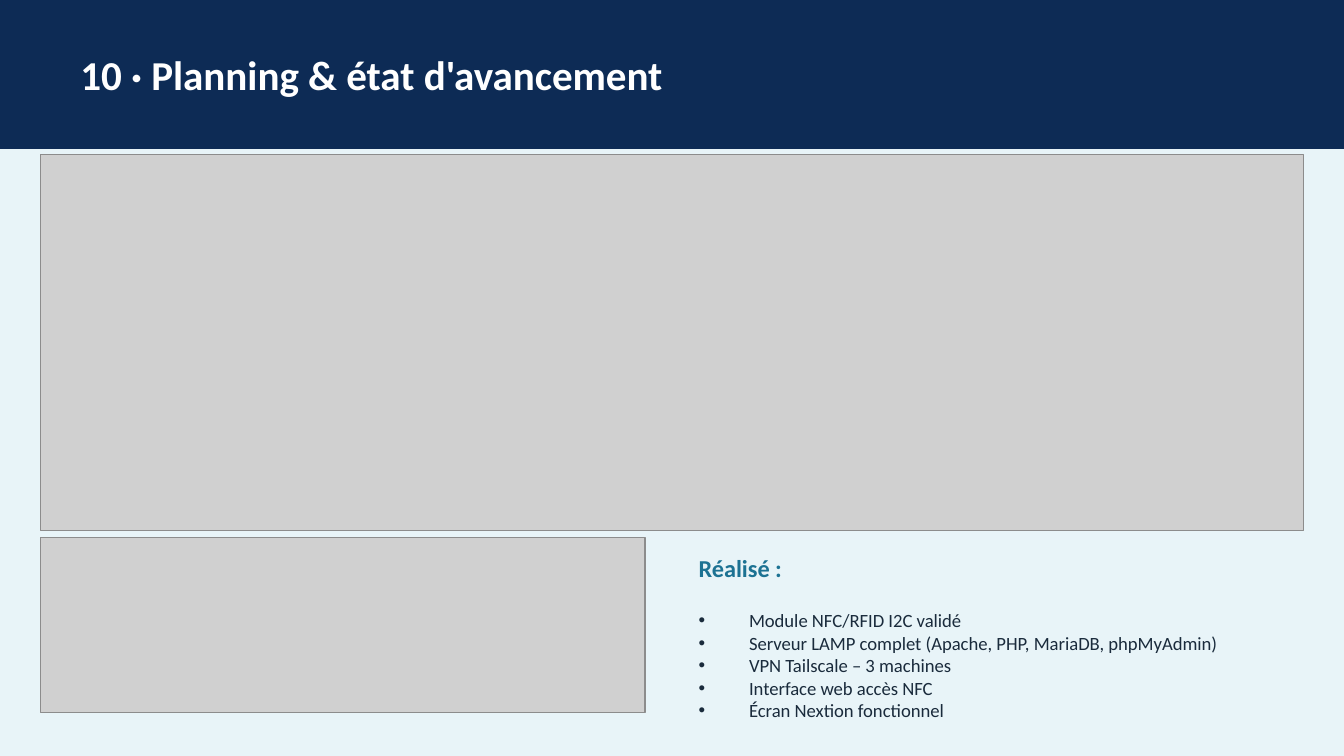
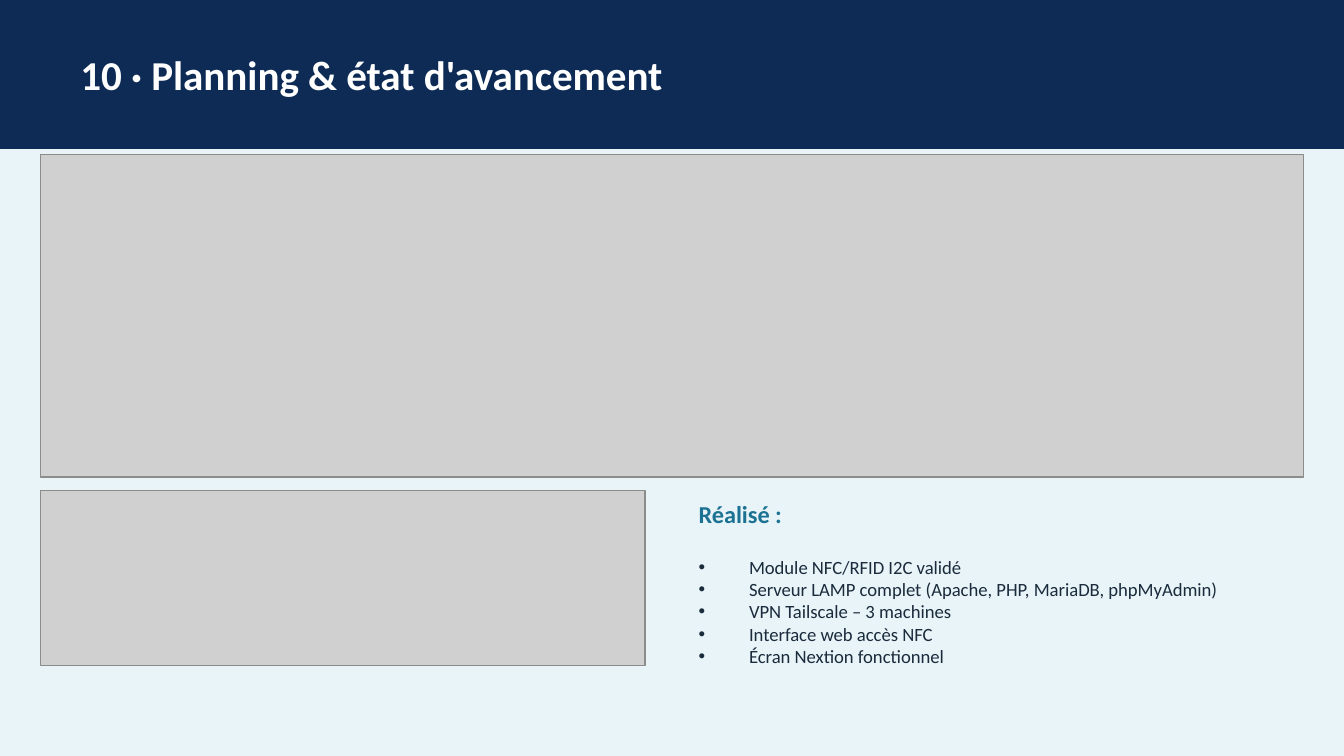
Before and after one commit to TezukaZ0ne/ProjetRC, a slide deck: slide 16 of Revue_Projet_BTS_CIEL_ER_AIT_AMIR_Youssouf_v2.pptx. Drawn at 1344x756 pixels with LibreOffice and Linux fonts; fonts in the diff are those of the drawing; grey boxes stand for pictures. Boxes give left, top, right and bottom in pixels: in the first picture for what was removed or moved away, otherwise in the second. Text is boxed around its words. In the diff, an @@ line names an element or a change of style, - is before the commit and + after.

```diff
--- a/Revue_Projet_BTS_CIEL_ER_AIT_AMIR_Youssouf_v2.pptx
+++ b/Revue_Projet_BTS_CIEL_ER_AIT_AMIR_Youssouf_v2.pptx
@@ picture: place and size @@
-picture at (40, 155, 1304, 531)
+picture at (40, 155, 1304, 477)
@@ picture: place and size @@
-picture at (40, 538, 645, 712)
+picture at (40, 491, 645, 665)
@@ text "Réalisé :": place and size @@
-text "Réalisé :" at (699, 560, 770, 577)
+text "Réalisé :" at (699, 506, 770, 523)
@@ text "Module NFC/RFID I2C validé": place and size @@
-text "Module NFC/RFID I2C validé" at (749, 614, 1217, 717)
+text "Module NFC/RFID I2C validé" at (749, 561, 1217, 663)
```
Also in this commit, not shown: 1 other slide changed.
